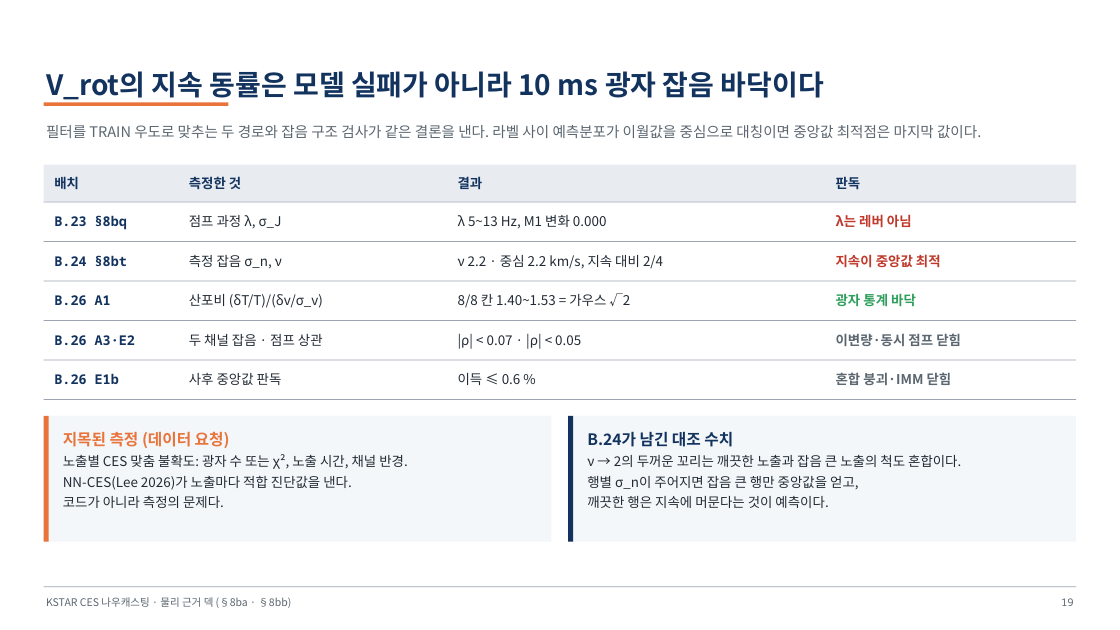
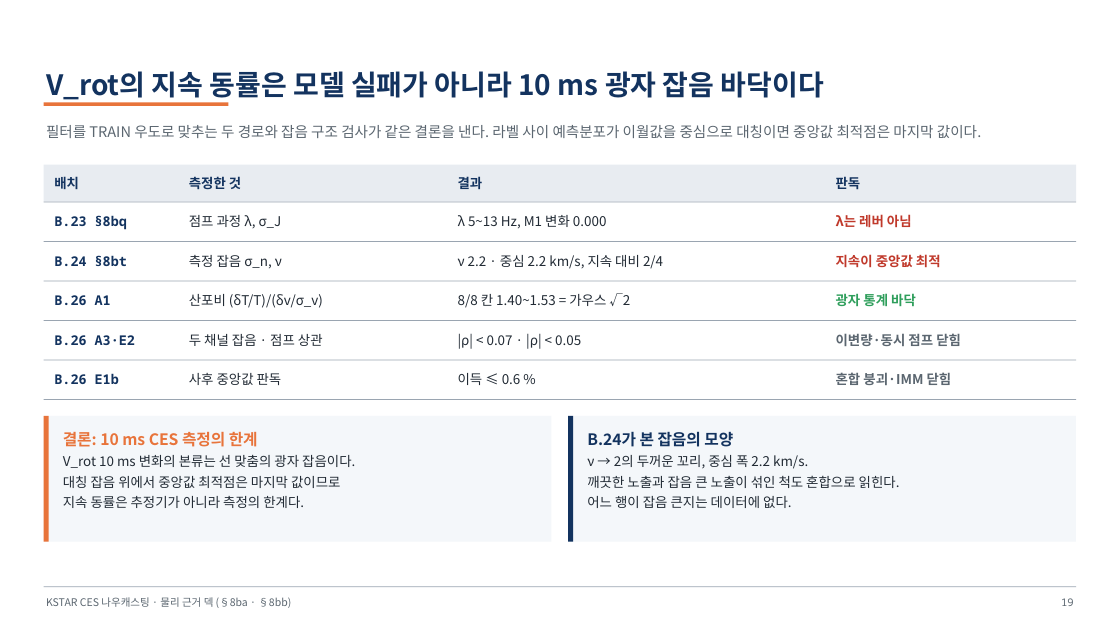
Before and after one commit to iseungsang01/ml-intern-revision, a slide deck: slide 24 of docs/presentation/KSTAR_CES_물리근거.pptx. Drawn at 1120x630 pixels with LibreOffice and Linux fonts; fonts in the diff are those of the drawing. Boxes give left, top, right and bottom in pixels: in the first picture for what was removed or moved away, otherwise in the second. Text is boxed around its words. In the diff, an @@ line names an element or a change of style, - is before the commit and + after.

Commit message:
State the V_rot 10 ms median tie simply as a limit of the CES measurement: the paper's physfilter paragraph (en/ko) and the physics deck slide drop the per-exposure fit-uncertainty request (no error, chi2 or photon-count column exists in the 641 shot files); papers recompiled with no undefined references, deck check 15/15

```diff
--- a/docs/presentation/KSTAR_CES_물리근거.pptx
+++ b/docs/presentation/KSTAR_CES_물리근거.pptx
@@ text at <box>63,432,355,508</box>: text changed @@
-지목된 측정 (데이터 요청)
-노출별 CES 맞춤 불확도: 광자 수 또는 χ², 노출 시간, 채널 반경.
-NN-CES(Lee 2026)가 노출마다 적합 진단값을 낸다.
-코드가 아니라 측정의 문제다.
+결론: 10 ms CES 측정의 한계
+V_rot 10 ms 변화의 본류는 선 맞춤의 광자 잡음이다.
+대칭 잡음 위에서 중앙값 최적점은 마지막 값이므로
+지속 동률은 추정기가 아니라 측정의 한계다.
@@ text at <box>587,431,900,508</box>: text changed @@
-B.24가 남긴 대조 수치
-ν → 2의 두꺼운 꼬리는 깨끗한 노출과 잡음 큰 노출의 척도 혼합이다.
-행별 σ_n이 주어지면 잡음 큰 행만 중앙값을 얻고,
-깨끗한 행은 지속에 머문다는 것이 예측이다.
+B.24가 본 잡음의 모양
+ν → 2의 두꺼운 꼬리, 중심 폭 2.2 km/s.
+깨끗한 노출과 잡음 큰 노출이 섞인 척도 혼합으로 읽힌다.
+어느 행이 잡음 큰지는 데이터에 없다.
```
Also in this commit, not shown: 5 other files.
